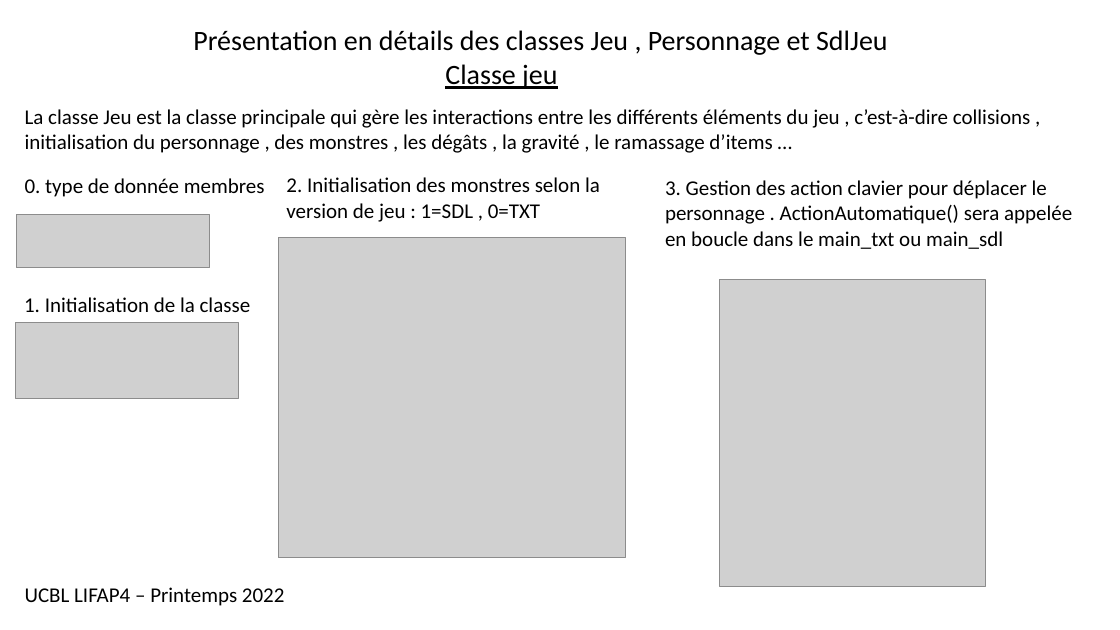
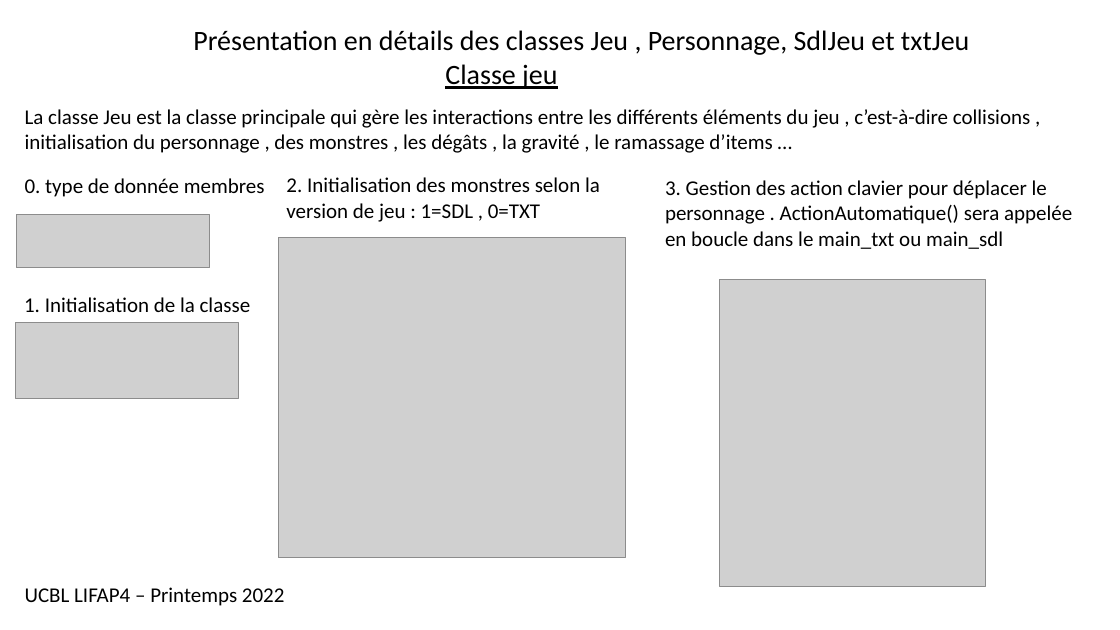
Before and after one commit to Smirboulack/Projet_L2, a slide deck: slide 3 of doc/Présentation-projet-ultimatelifkas.pptx. Drawn at 1120x630 pixels with LibreOffice and Linux fonts; fonts in the diff are those of the drawing; grey boxes stand for pictures. Boxes give left, top, right and bottom in pixels: in the first picture for what was removed or moved away, otherwise in the second. Text is boxed around its words. In the diff, an @@ line names an element or a change of style, - is before the commit and + after.

```diff
--- a/doc/Présentation-projet-ultimatelifkas.pptx
+++ b/doc/Présentation-projet-ultimatelifkas.pptx
@@ text at (193, 30, 969, 55): text changed @@
-Présentation en détails des classes Jeu , Personnage et SdlJeu
+Présentation en détails des classes Jeu , Personnage, SdlJeu et txtJeu
```
Also in this commit, not shown: 3 other slides changed, 5 slides added, 1 other file.
